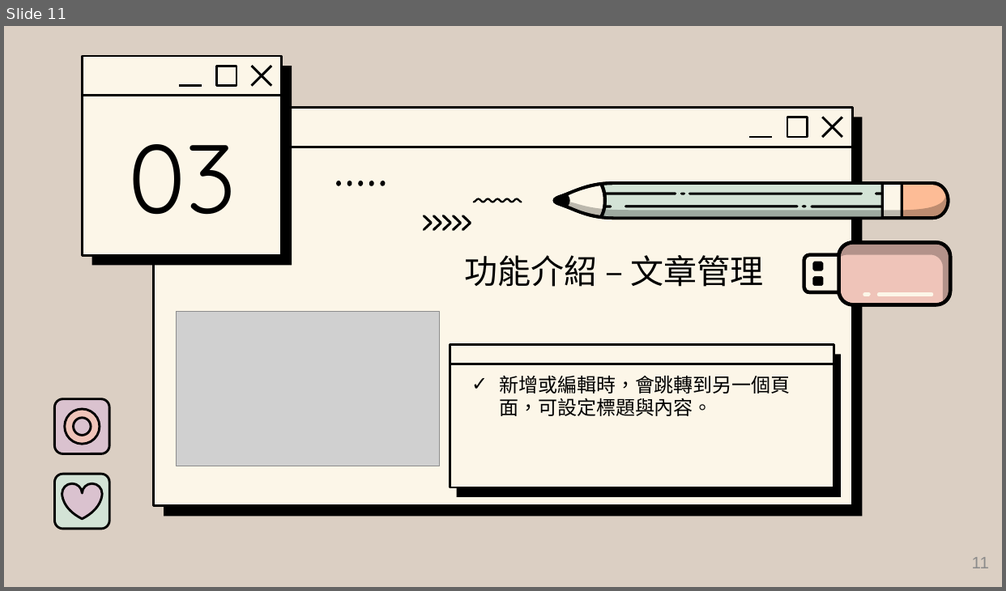
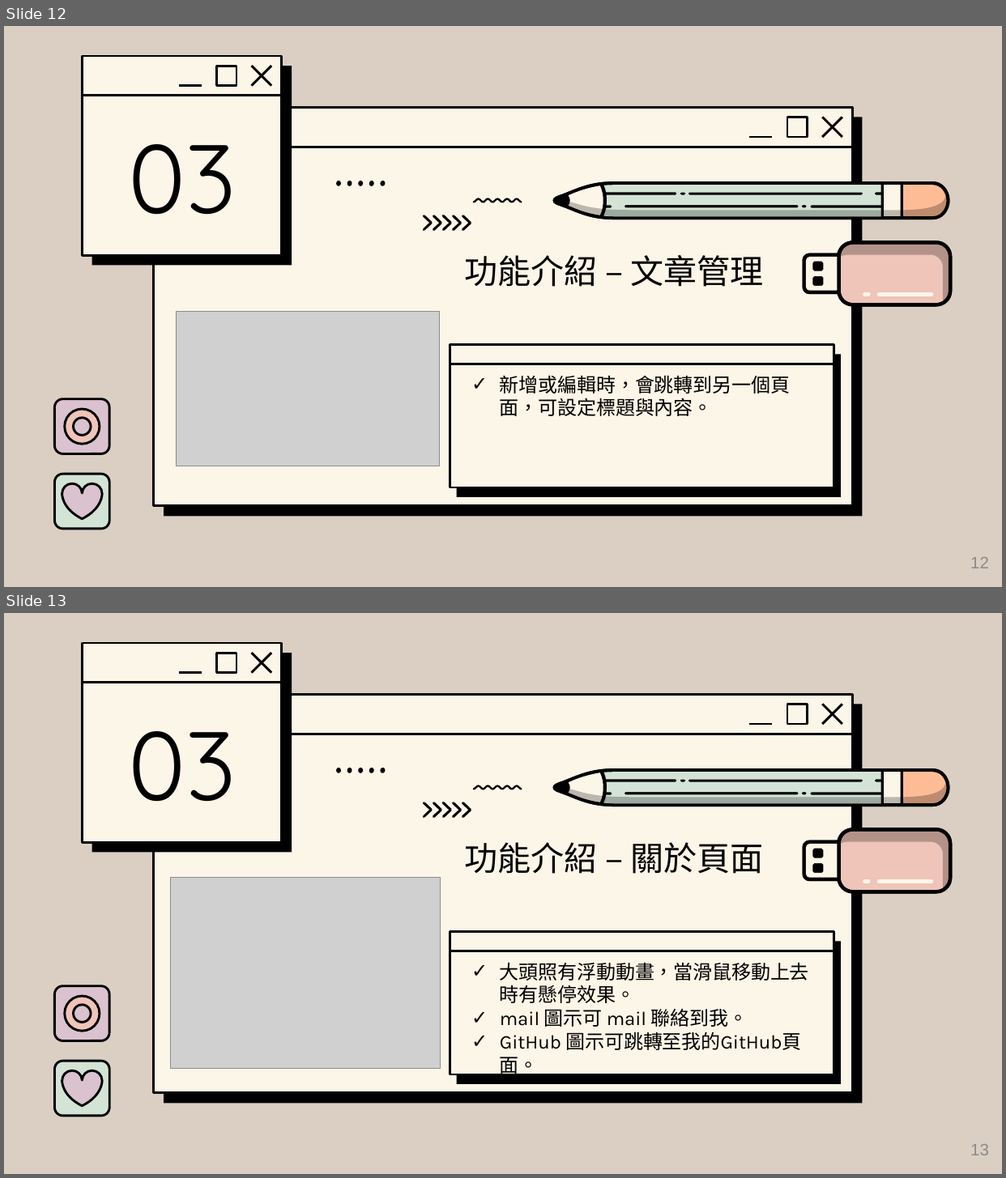
Before and after one commit to tim93009/iSpan_Midterm-Project, a slide deck: 簡報檔/midterm project_chang.pptx. Shown one above the other, each under a label of ours: slide 11 before the commit, slides 12 and 13 after it. The pictures are 1006x591 and 1006x1178 pixels, drawn with LibreOffice and Linux fonts; fonts in the diff are those of the drawing; grey boxes stand for pictures; background and template pictures are left out. Boxes give left, top, right and bottom in pixels: in the first picture for what was removed or moved away, otherwise in the second. Text is boxed around its words. In the diff, an @@ line names an element or a change of style, - is before the commit and + after.

```diff
--- a/簡報檔/midterm project_chang.pptx
+++ b/簡報檔/midterm project_chang.pptx
@@ slide 13 added at [4,613,1002,1174], background #DBCFC3; not listed: 7 template elements that a slide beside it also shows @@
@@ group added at [82,643,292,853]: 4 lines, 2 rounded rectangles, 1 rectangle @@
@@ title added at [128,731,236,802], 93.3 pt, text #000000 @@
+03
@@ freeform shape added at [336,768,386,775], fill #000000 @@
@@ group added at [552,769,951,807]: 12 freeform shapes @@
@@ freeform shape added at [422,801,472,819], fill #000000 @@
@@ freeform shape added at [473,785,522,790], fill #000000 @@
@@ title added at [465,842,763,874], 32 pt, text #000000 @@
+功能介紹 – 關於頁面
@@ group added at [803,828,953,894]: 6 freeform shapes @@
@@ picture added at [170,878,441,1069] @@
@@ rounded rectangle added at [450,932,834,1075], fill #FCF6E8, outline #000000 2.25 pt @@
@@ line added from (450, 951) to (834, 951), #000000 2.25 pt @@
@@ rounded rectangle added at [457,942,841,1084], fill #000000 @@
@@ subtitle added at [500,962,809,1050], 18.7 pt, text #000000 @@
+✓ 大頭照有浮動動畫，當滑鼠移動上去時有懸停效果。
+✓ mail 圖示可 mail 聯絡到我。
+✓ GitHub 圖示可跳轉至我的GitHub頁面。
@@ rounded rectangle added at [55,986,109,1041], fill #DAC2CF, outline #000000 2.25 pt @@
@@ donut added at [65,996,100,1032], fill #EFC4B9, outline #000000 2.25 pt @@
@@ rounded rectangle added at [55,1062,109,1116], fill #D3E3D6, outline #000000 2.25 pt @@
@@ freeform shape added at [62,1071,103,1106], fill #DAC2CF, outline #000000 2.25 pt @@
@@ page number added at [970,1144,989,1156], 16 pt, text #8C8C8C @@
+13
@@ what was slide 11 is now slide 12 @@
@@ page number at [970,557,989,569]: text changed @@
-11
+12
```
Also in this commit, not shown: 1 slide changed, 1 other slide added, 1 other file.
